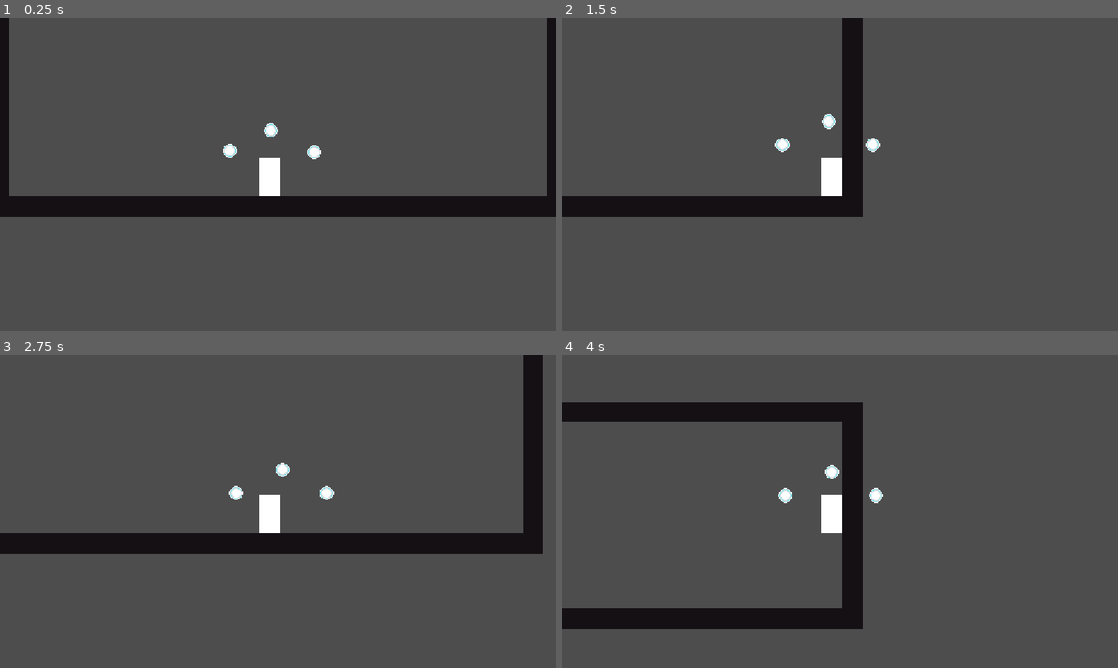
Above: before the commit, frames 1-4 (two rows, left to right).
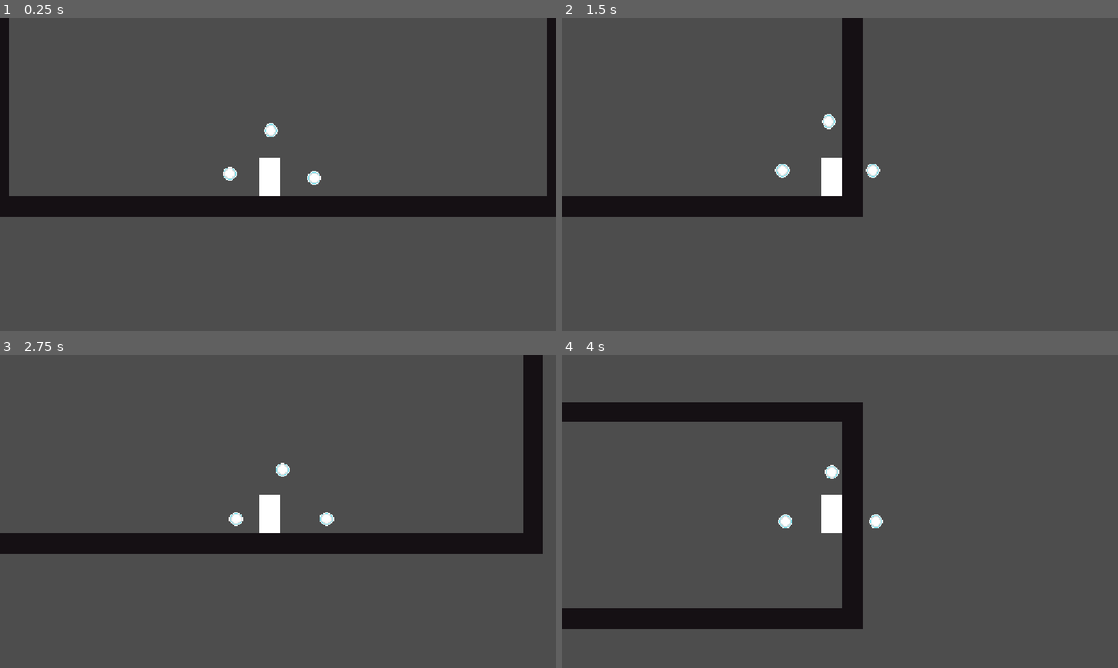
Above: after the commit, the same moments.

Repository: Timi865/Microvania
Game: Godot game, scene res://Scenes/game.tscn
Two runs of this game, one before a commit and one after it. Both use one fixed random seed, a clock stepped at 60 frames per second and the inputs below.
Inputs:
- Up to frame 1 (0.25 s): no input
- Up to frame 2 (1.5 s): hold Right (Move_right) from 0.53 s (still down); tap C (dash) at 0.6, 1.35 s; tap Space (Jump) at 0.77 s
- Up to frame 3 (2.75 s): tap Space (Jump) at 1.52 s; release Right (Move_right) at 2.03 s; hold Left (Move_left) from 2.03 s (still down); tap C (dash) at 2.1 s
- Up to frame 4 (4 s): release Left (Move_left) at 2.78 s; hold Right (Move_right) from 2.78 s (still down); tap C (dash) at 2.85, 3.6 s; tap Space (Jump) at 3.02, 3.77 s

The runs differ from the first frame. In frame 1, 0.3% of the frame differs, in the area x 40-58%, y 40-54%; in frame 2, 0.3%, in the area x 38-58%, y 38-52%; in frame 3, 0.3%; in frame 4, 0.3%.

Commit message:
Update character_body_2d.tscn

Diff:
--- a/Scenes/character_body_2d.tscn
+++ b/Scenes/character_body_2d.tscn
@@ -28,9 +28,9 @@
 physics_reaction = 0.05
 
 [node name="Orb2" parent="OrbManager" unique_id=27383065 instance=ExtResource("2_88kja")]
-position = Vector2(-18, -10)
+position = Vector2(-18, 0)
 physics_reaction = 0.05
 
 [node name="Orb3" parent="OrbManager" unique_id=167485801 instance=ExtResource("2_88kja")]
-position = Vector2(17, -10)
+position = Vector2(17, 0)
 physics_reaction = 0.05
